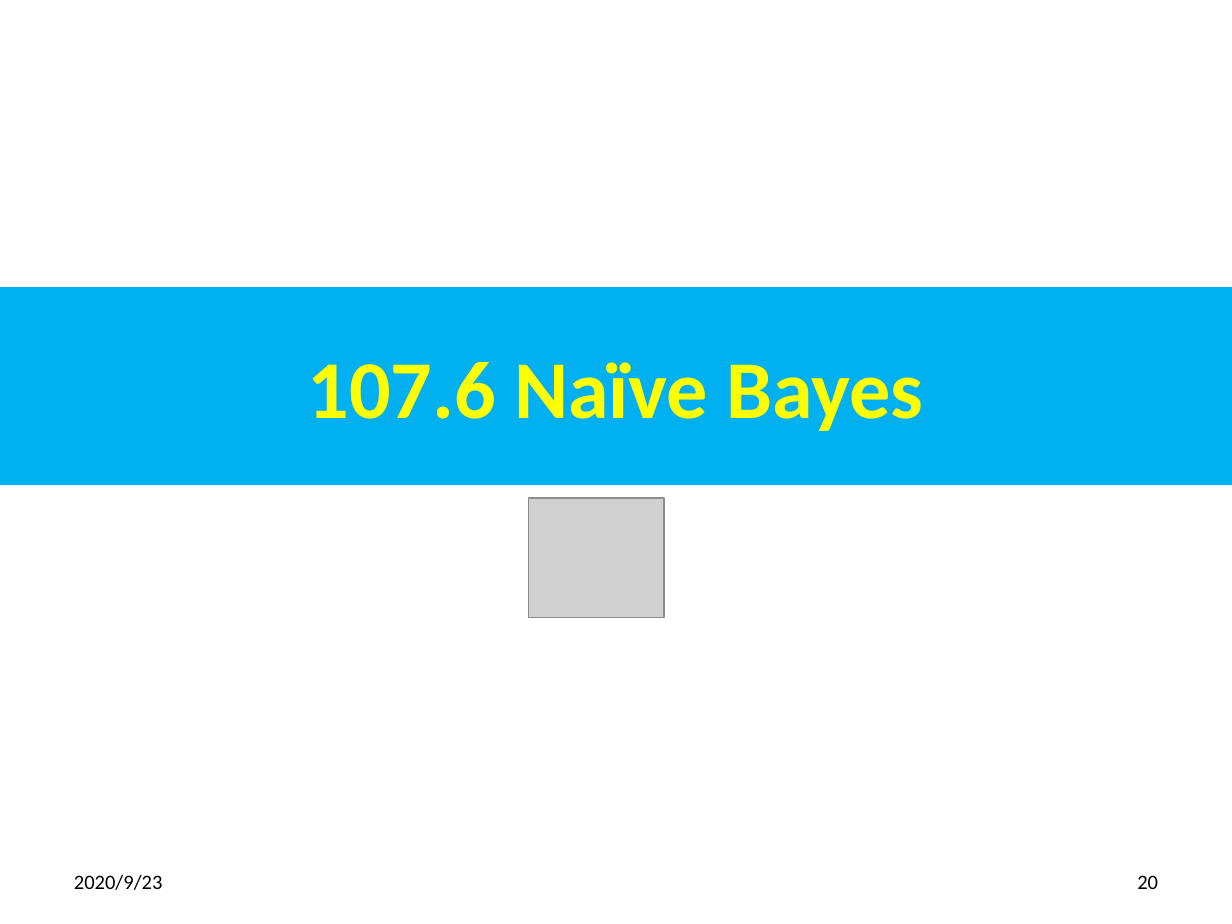
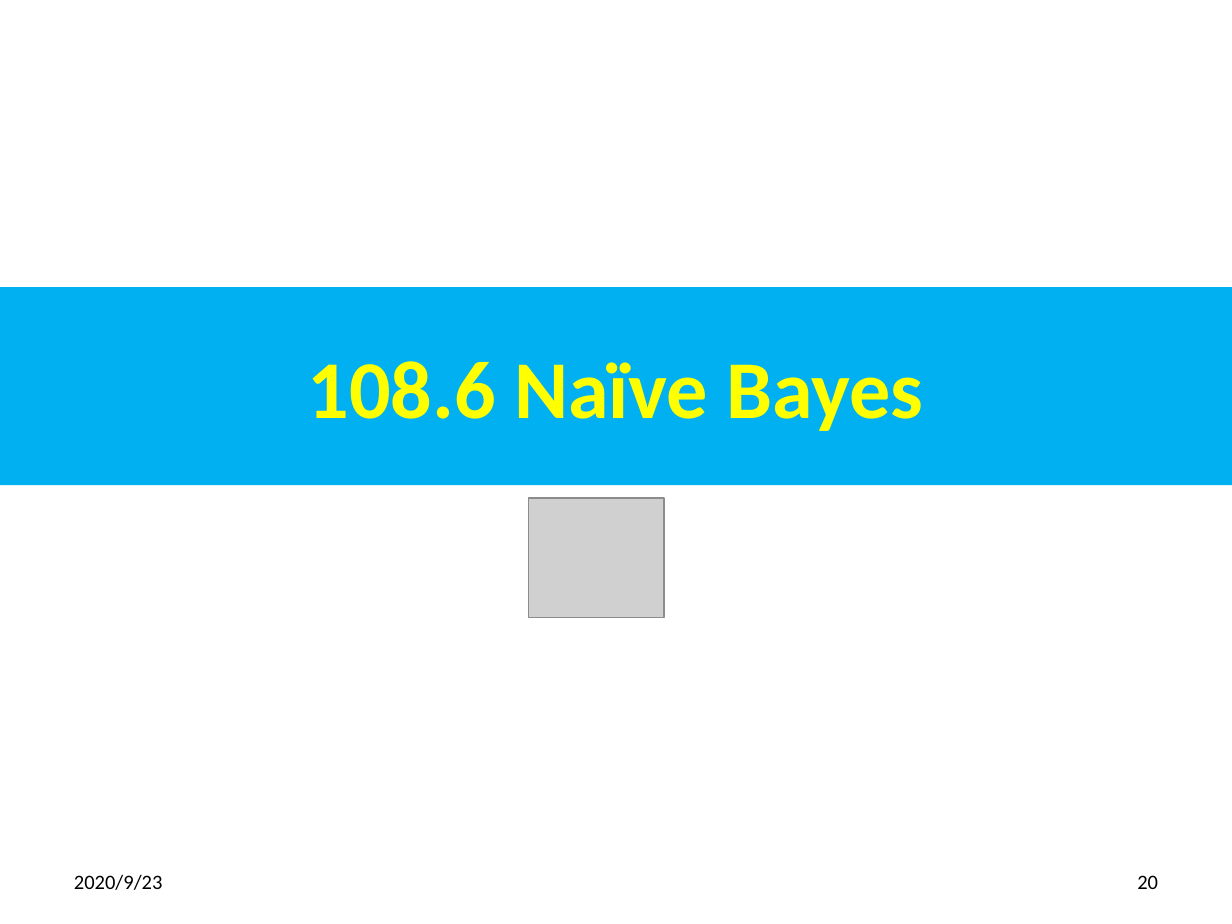
Before and after one commit to peterhchen/900_Python_ML_DS_DL, a slide deck: slide 20 of 108_FinalProjReview.pptx. Drawn at 1232x924 pixels with LibreOffice and Linux fonts; fonts in the diff are those of the drawing; grey boxes stand for pictures. Boxes give left, top, right and bottom in pixels: in the first picture for what was removed or moved away, otherwise in the second. Text is boxed around its words. In the diff, an @@ line names an element or a change of style, - is before the commit and + after.

```diff
--- a/108_FinalProjReview.pptx
+++ b/108_FinalProjReview.pptx
@@ title at <box>307,361,924,431</box>: text changed @@
-107.6 Naïve Bayes
+108.6 Naïve Bayes
```
Also in this commit, not shown: 28 other slides changed.
